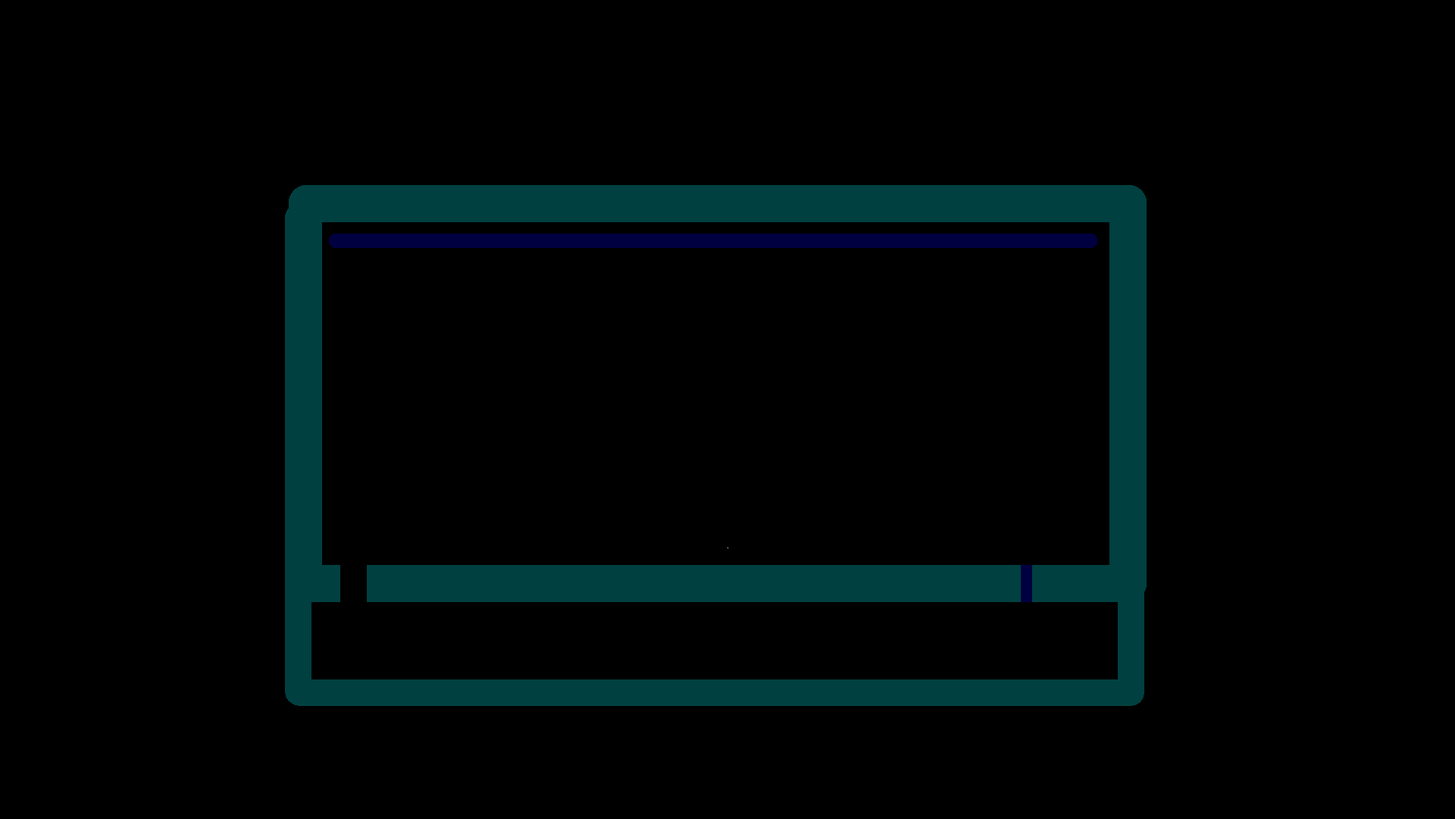
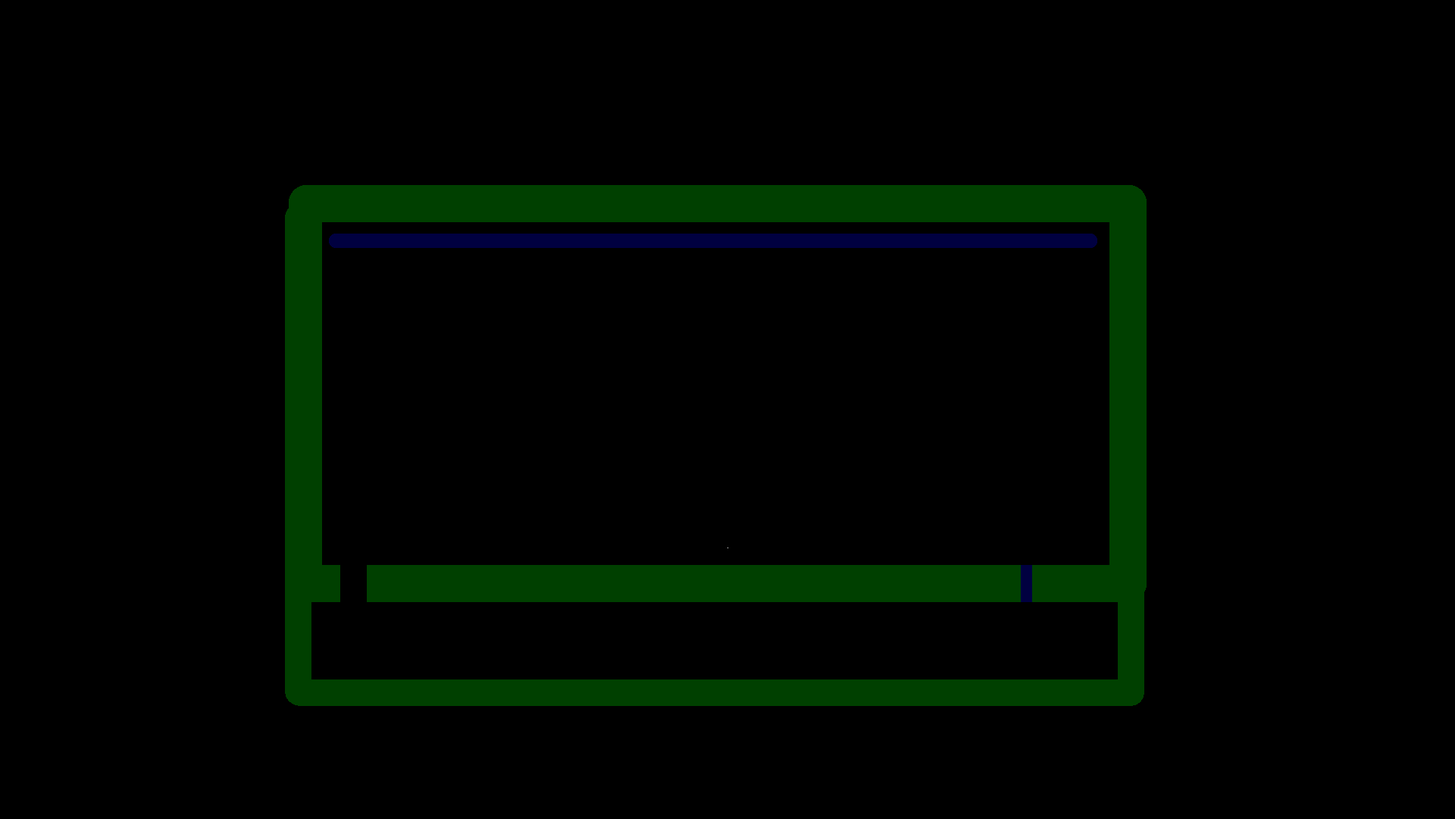
Layer changes from the first 1455 x 819 image to the second:
painted on "Background" over box(285, 184, 1147, 706)
